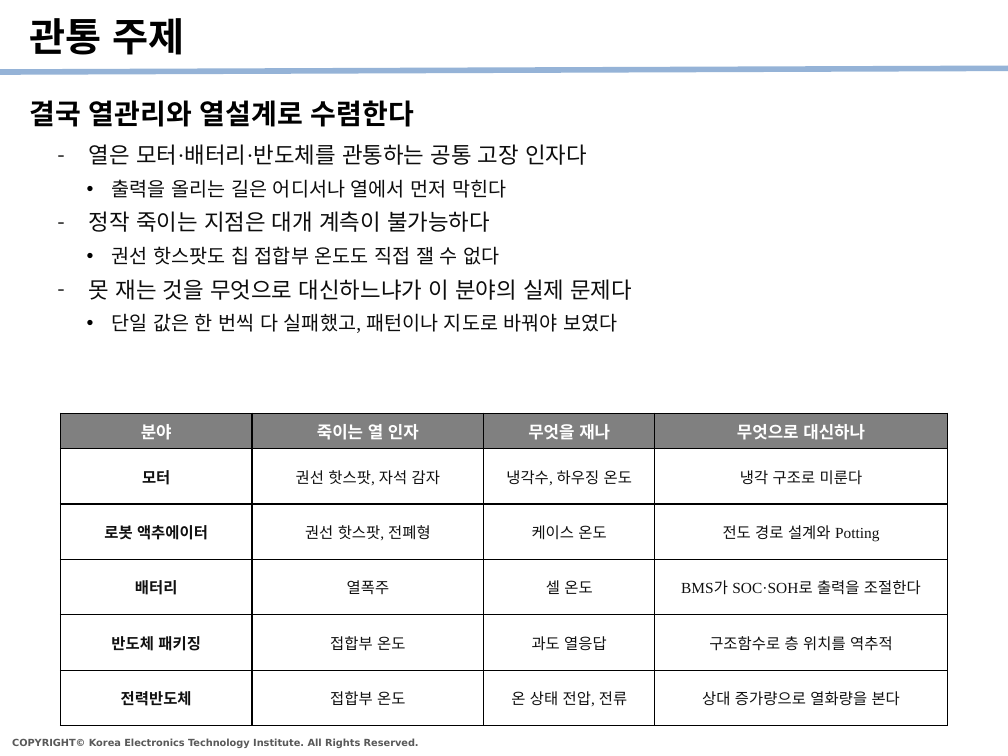
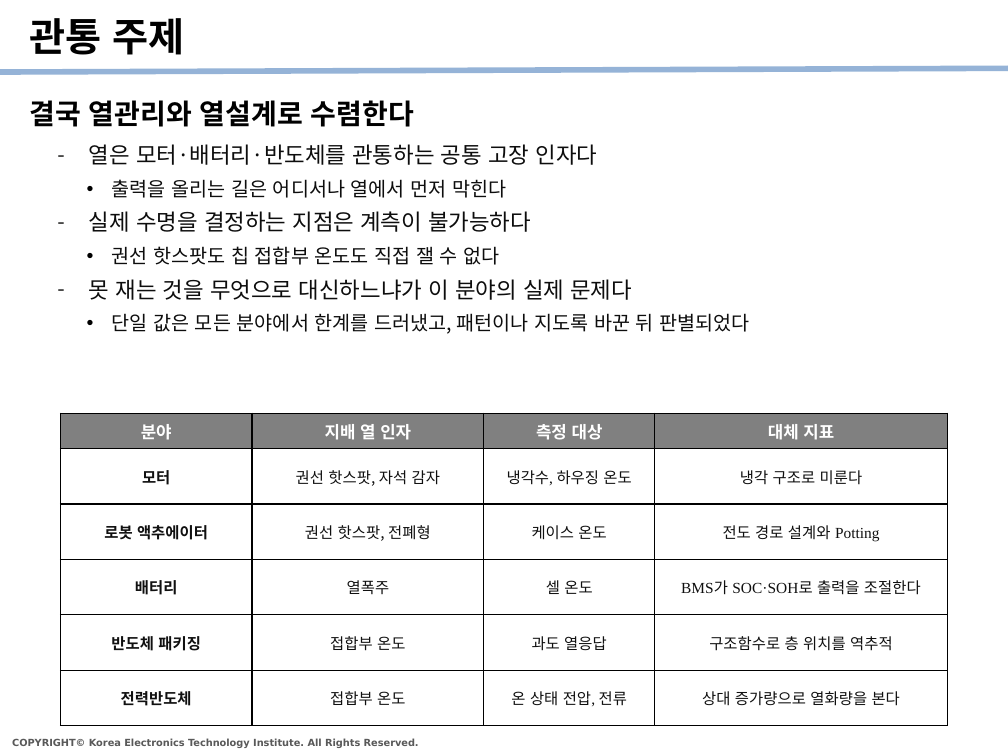
Before and after one commit to kybeen0521/PHM_Edu, a slide deck: slide 22 of Templates/PHM강좌_수강정리_v1.pptx. Drawn at 1008x756 pixels with LibreOffice and Linux fonts; fonts in the diff are those of the drawing. Boxes give left, top, right and bottom in pixels: in the first picture for what was removed or moved away, otherwise in the second. Text is boxed around its words. In the diff, an @@ line names an element or a change of style, - is before the commit and + after.

```diff
--- a/Templates/PHM강좌_수강정리_v1.pptx
+++ b/Templates/PHM강좌_수강정리_v1.pptx
@@ text at (89,144,632,300): font Times New Roman to Noto Sans CJK KR in "열은 모터·배터리·반도체를 관통하는 공통 고장 인자다", "출력을 올리는 길은 어디서나 열에서 먼저 막힌다", "권선 핫스팟도 칩 접합부 온도도 직접 잴 ...", "못 재는 것을 무엇으로 대신하느냐가 이 분야의 ..." @@
@@ text at (89,211,531,232): text changed; font Times New Roman to Noto Sans CJK KR @@
-  – 정작 죽이는 지점은 대개 계측이 불가능하다
+  – 실제 수명을 결정하는 지점은 계측이 불가능하다
@@ text at (112,313,749,334): text changed; font Times New Roman to Noto Sans CJK KR @@
-    • 단일 값은 한 번씩 다 실패했고, 패턴이나 지도로 바꿔야 보였다
+    • 단일 값은 모든 분야에서 한계를 드러냈고, 패턴이나 지도록 바꾼 뒤 판별되었다
@@ table at (60,413,948,726) @@
-row 1: 분야 | 죽이는 열 인자 | 무엇을 재나 | 무엇으로 대신하나
+row 1: 분야 | 지배 열 인자 | 측정 대상 | 대체 지표
@@ font Times New Roman to Noto Sans CJK KR in "분야", "모터", "권선 핫스팟, 자석 감자", "냉각수, 하우징 온도" and 17 more places @@
```
Also in this commit, not shown: 23 other slides changed.
